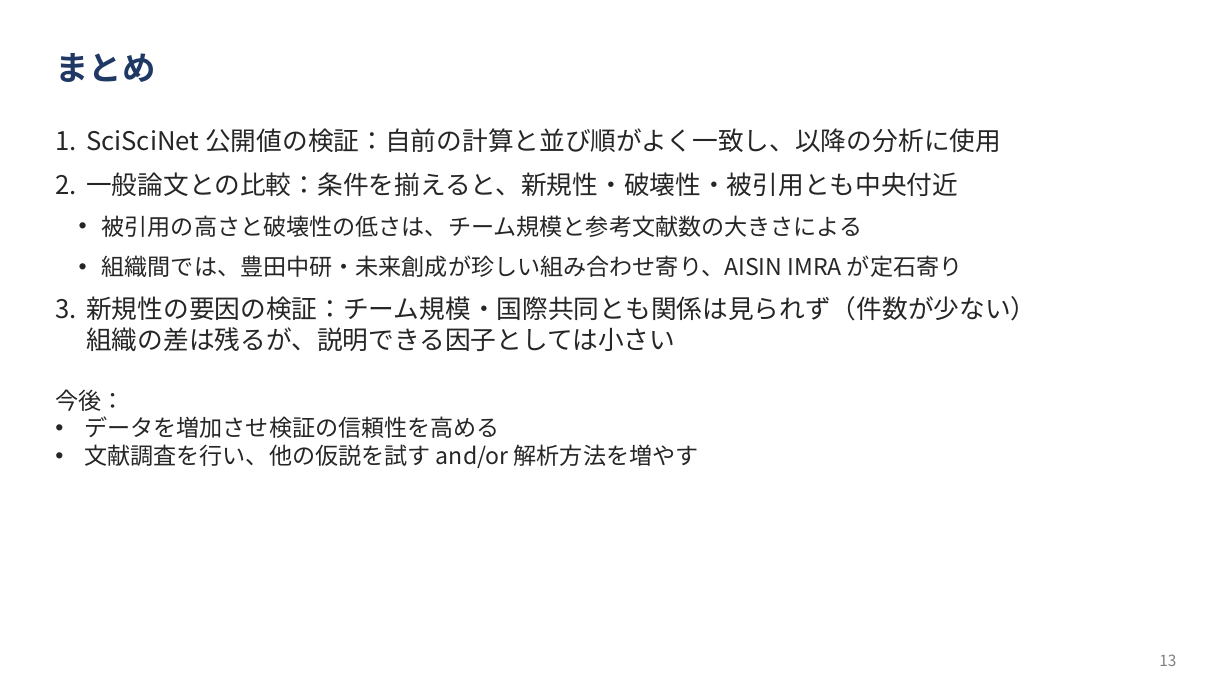
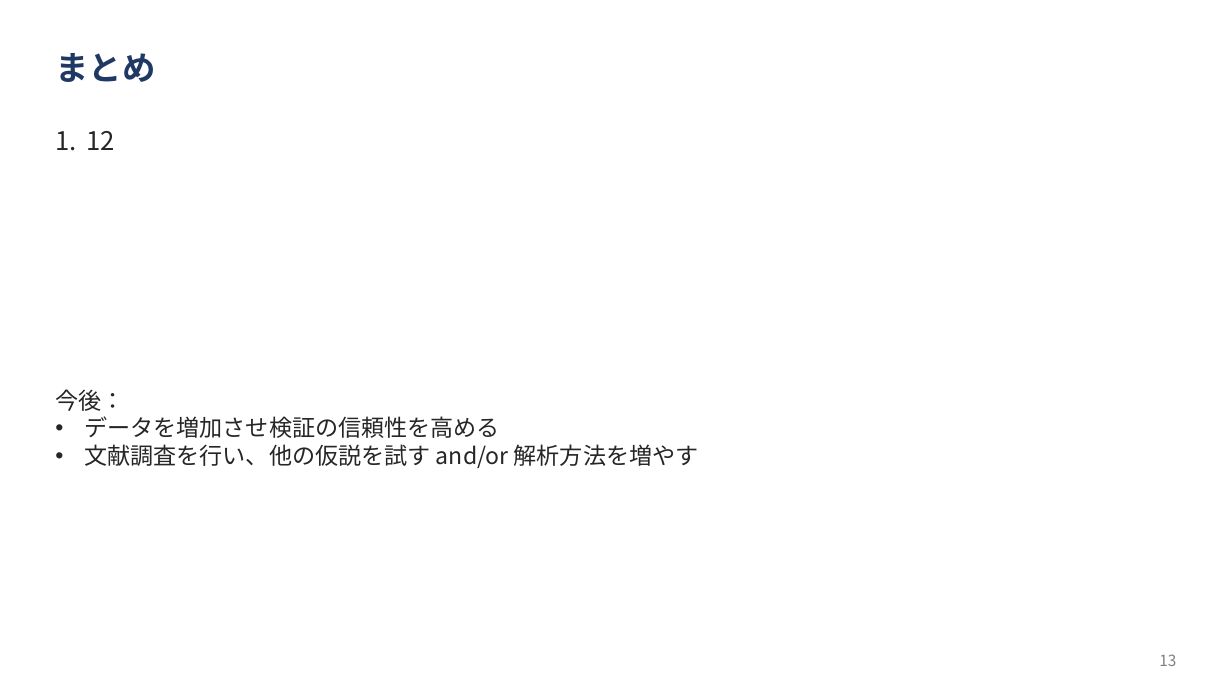
Before and after one commit to ryosuke0828/sci-sci-toyota, a slide deck: slide 12 of docs/slides/toyota_novelty_progress.pptx (slide 10 before the commit). Drawn at 1232x693 pixels with LibreOffice and Linux fonts; fonts in the diff are those of the drawing. Boxes give left, top, right and bottom in pixels: in the first picture for what was removed or moved away, otherwise in the second. Text is boxed around its words. In the diff, an @@ line names an element or a change of style, - is before the commit and + after.

```diff
--- a/docs/slides/toyota_novelty_progress.pptx
+++ b/docs/slides/toyota_novelty_progress.pptx
@@ text at [86, 131, 115, 150]: text changed @@
-1. SciSciNet 公開値の検証：自前の計算と並び順がよく一致し、以降の分析に使用
-2. 一般論文との比較：条件を揃えると、新規性・破壊性・被引用とも中央付近
-  • 被引用の高さと破壊性の低さは、チーム規模と参考文献数の大きさによる
-  • 組織間では、豊田中研・未来創成が珍しい組み合わせ寄り、AISIN IMRA が定石寄り
-3. 新規性の要因の検証：チーム規模・国際共同とも関係は見られず（件数が少ない）
-   組織の差は残るが、説明できる因子としては小さい
+1. 12
```
Also in this commit, not shown: 8 other slides changed, 4 slides added, 3 slides removed.
